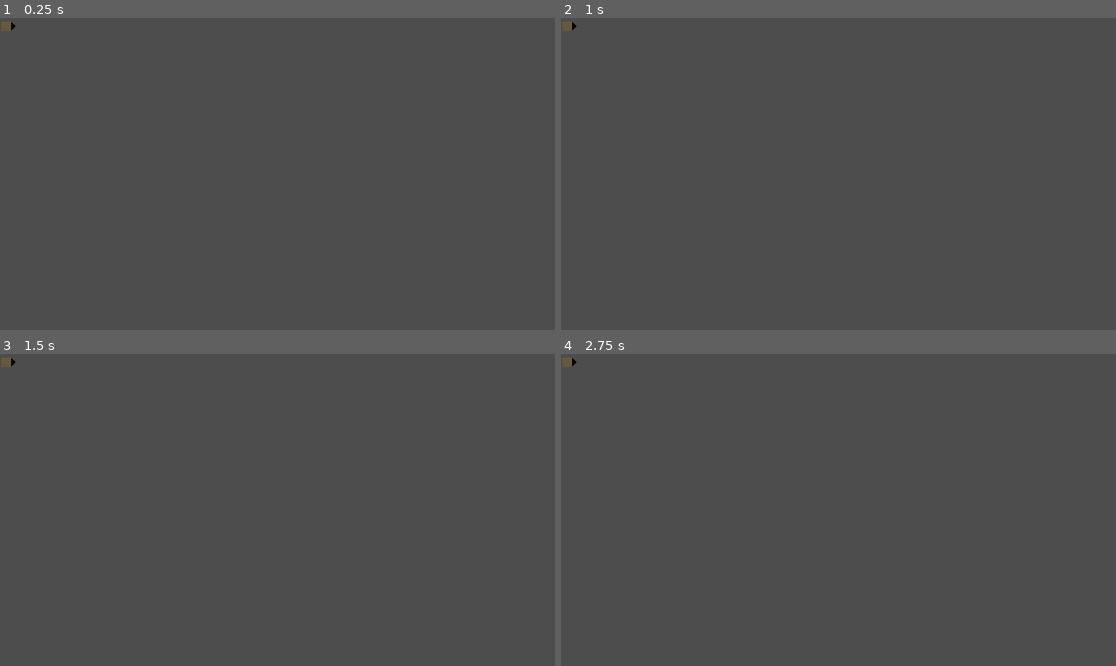
Above: before the commit, frames 1-4 (two rows, left to right).
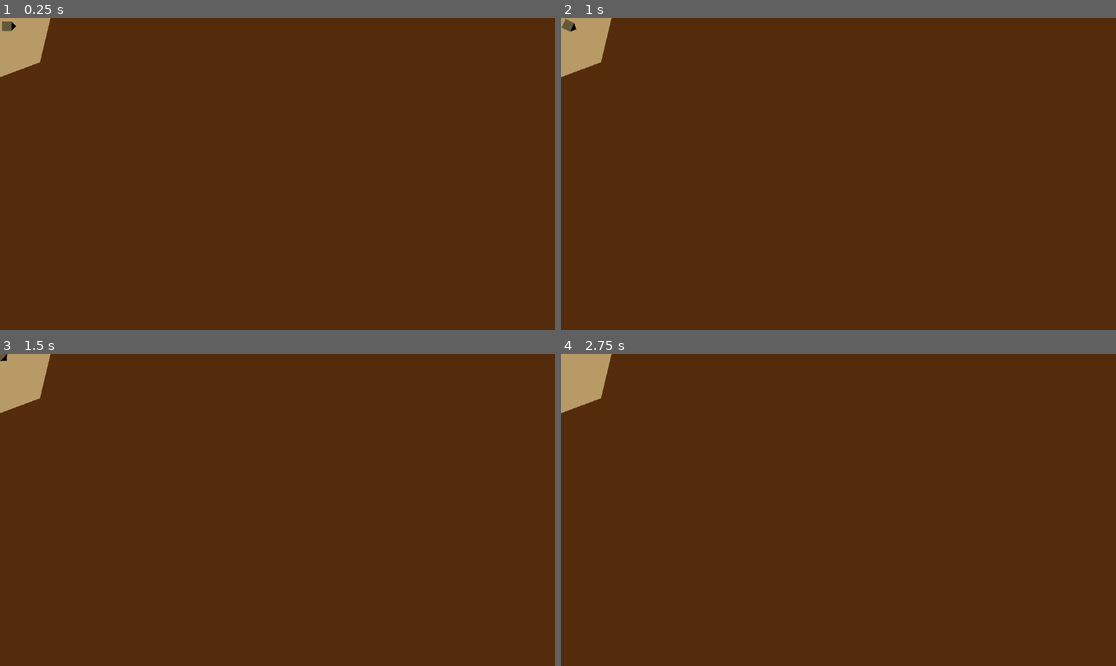
Above: after the commit, the same moments.

Repository: ConorDavidLawton/Drill-game
Game: Godot game, scene res://main.tscn
Two runs of this game, one before a commit and one after it. Both use one fixed random seed, a clock stepped at 60 frames per second and the inputs below. Before the commit the project starts from res://player.tscn.
Inputs:
- Up to frame 1 (0.25 s): no input
- Up to frame 2 (1 s): tap Enter at 0.5 s; hold D (right) from 0.53 s (still down)
- Up to frame 3 (1.5 s): tap Space at 1.25 s; release D (right) at 1.28 s; hold S (down) from 1.28 s (still down)
- Up to frame 4 (2.75 s): tap Enter at 2 s; release S (down) at 2.03 s; hold D (right) from 2.03 s (still down)

The runs differ from the first frame. In frame 1, 100% of the frame differs, in the area x 0-100%, y 0-100%; in frame 2, 100%; in frame 3, 100%; in frame 4, 100%.
Error before the commit: Parse Error: Expected indented block after function declaration. (res://Player.gd:9)

Commit message:
Got drill working but destruction poly offset doesn't rotate with player rotation

Diff:
--- a/Player.gd
+++ b/Player.gd
@@ -5,9 +5,11 @@
 @export var rotation_speed = 1
 
 var rotation_direction = 0
+var object_hit
 
 func drill():
-
+	if object_hit.is_in_group("Destructibles"):
+		object_hit.get_parent().clip($"DestructionArea/DestructionPoly")
 
 func get_input():
 	rotation_direction = Input.get_axis("left", "right")
@@ -17,3 +19,9 @@
 	get_input()
 	rotation += rotation_direction * rotation_speed * delta
 	move_and_slide()
+
+func _on_drill_detection_body_entered(body: Node) -> void:
+	if body.is_in_group("Player"): return
+	object_hit = body
+	print("Drilling")
+	drill()
--- /dev/null
+++ b/main.tscn
@@ -0,0 +1,11 @@
+[gd_scene load_steps=3 format=3 uid="uid://t8xifb0pxta1"]
+
+[ext_resource type="PackedScene" uid="uid://d2c671muco8bu" path="res://player.tscn" id="1_chbct"]
+[ext_resource type="PackedScene" uid="uid://c1q5vf08bpeg4" path="res://terrain.tscn" id="2_j55u6"]
+
+[node name="Main" type="Node2D"]
+
+[node name="Player" parent="." instance=ExtResource("1_chbct")]
+position = Vector2(18, 17)
+
+[node name="Terrain" parent="." instance=ExtResource("2_j55u6")]
--- a/player.tscn
+++ b/player.tscn
@@ -2,35 +2,36 @@
 
 [ext_resource type="Script" path="res://Player.gd" id="1_j5drg"]
 
-[node name="Player" type="CharacterBody2D"]
+[node name="Player" type="CharacterBody2D" groups=["Player"]]
 position = Vector2(17, 17)
 script = ExtResource("1_j5drg")
-speed = null
-rotation_speed = null
 
-[node name="Drill" type="Polygon2D" parent="."]
+[node name="Drill" type="Polygon2D" parent="." groups=["Player"]]
 position = Vector2(-1.90735e-06, -1.90735e-06)
 rotation = -1.5708
 color = Color(0, 0, 0, 1)
 polygon = PackedVector2Array(-10, 6, 0, 15, 10, 6, 0, 6)
 metadata/_edit_lock_ = true
 
-[node name="Body" type="Polygon2D" parent="."]
+[node name="Body" type="Polygon2D" parent="." groups=["Player"]]
 color = Color(0.396078, 0.352941, 0.239216, 1)
 polygon = PackedVector2Array(6, -10, -14, -10, -14, 10, 6, 10)
 metadata/_edit_lock_ = true
 
-[node name="CollisionDetection" type="CollisionPolygon2D" parent="."]
+[node name="CollisionDetection" type="CollisionPolygon2D" parent="." groups=["Player"]]
 polygon = PackedVector2Array(-14, -10, 6, -10, 15, 0, 6, 10, -14, 10)
 
-[node name="Drill detection" type="Area2D" parent="."]
+[node name="Drill detection" type="Area2D" parent="." groups=["Player"]]
 
-[node name="CollisionPoly" type="CollisionPolygon2D" parent="Drill detection"]
+[node name="CollisionPoly" type="CollisionPolygon2D" parent="Drill detection" groups=["Player"]]
 position = Vector2(0, -1)
 rotation = -1.5708
-polygon = PackedVector2Array(-7, 10, -1, 15, 5, 10, -1, 10)
+polygon = PackedVector2Array(-8.00004, 9.99997, -1.00006, 16, 5.99996, 10, -1, 10)
 
-[node name="Destruction area" type="Area2D" parent="."]
+[node name="DestructionArea" type="Area2D" parent="." groups=["Player"]]
 
-[node name="DestructionPoly" type="CollisionPolygon2D" parent="Destruction area"]
-polygon = PackedVector2Array(10, -6, 15, -12, 22, -12, 28, -6, 28, 6, 22, 13, 14, 13, 10, 6)
+[node name="DestructionPoly" type="CollisionPolygon2D" parent="DestructionArea" groups=["Player"]]
+polygon = PackedVector2Array(6, -12, 15, -15, 23, -15, 28, -6, 28, 6, 22, 14, 14, 14, 6, 12)
+metadata/_edit_lock_ = true
+
+[connection signal="body_entered" from="Drill detection" to="." method="_on_drill_detection_body_entered"]
--- a/project.godot
+++ b/project.godot
@@ -11,7 +11,7 @@
 [application]
 
 config/name="Drill game"
-run/main_scene="res://player.tscn"
+run/main_scene="res://main.tscn"
 config/features=PackedStringArray("4.2", "Mobile")
 config/icon="res://icon.svg"
 
--- a/terrain.gd
+++ b/terrain.gd
@@ -3,7 +3,7 @@
 
 # Called when the node enters the scene tree for the first time.
 func _ready():
-	$Destructible/CollisionPolygon2D.polygon = $Polygon2D.polygon
+	$Destructible/CollisionPolygon2D.polygon = $Rock.polygon
 
 
 func clip(poly):
@@ -15,7 +15,7 @@
 		new_values.append(point+poly.global_position)
 	offset_poly.polygon = PackedVector2Array(new_values)
 
-	var res = Geometry2D.clip_polygons($Polygon2D.polygon, offset_poly.polygon)
+	var res = Geometry2D.clip_polygons($Rock.polygon, offset_poly.polygon)
 
-	$Polygon2D.polygon = res[0]
+	$Rock.polygon = res[0]
 	$Destructible/CollisionPolygon2D.set_deferred("polygon", res[0])
--- a/terrain.tscn
+++ b/terrain.tscn
@@ -6,15 +6,17 @@
 script = ExtResource("1_73o6u")
 
 [node name="Background" type="Polygon2D" parent="."]
-color = Color(0.45098, 0.364706, 0.219608, 1)
+z_index = -1
+color = Color(0.721569, 0.603922, 0.407843, 1)
 polygon = PackedVector2Array(0, 0, 1152, 0, 1152, 648, 0, 648)
 
 [node name="Rock" type="Polygon2D" parent="."]
+z_index = 1
 color = Color(0.333333, 0.172549, 0.0431373, 1)
-polygon = PackedVector2Array(0, 31, 36, 31, 36, 0, 1152, 0, 1152, 648, 0, 648)
+polygon = PackedVector2Array(0, 123, 83, 92, 105, 0, 1152, 0, 1152, 648, 0, 648)
 
-[node name="Destructible" type="StaticBody2D" parent="."]
+[node name="Destructible" type="StaticBody2D" parent="." groups=["Destructibles"]]
 
-[node name="CollisionPolygon2D" type="CollisionPolygon2D" parent="Destructible"]
+[node name="CollisionPolygon2D" type="CollisionPolygon2D" parent="Destructible" groups=["Destructibles"]]
 visible = false
 polygon = PackedVector2Array(0, 31, 36, 31, 36, 0, 1152, 0, 1152, 648, 0, 648)
